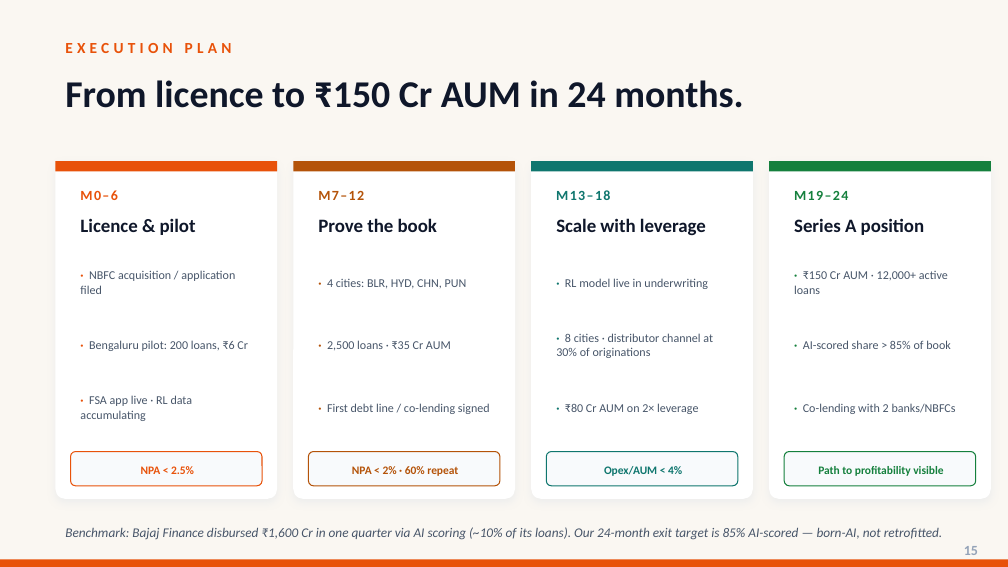
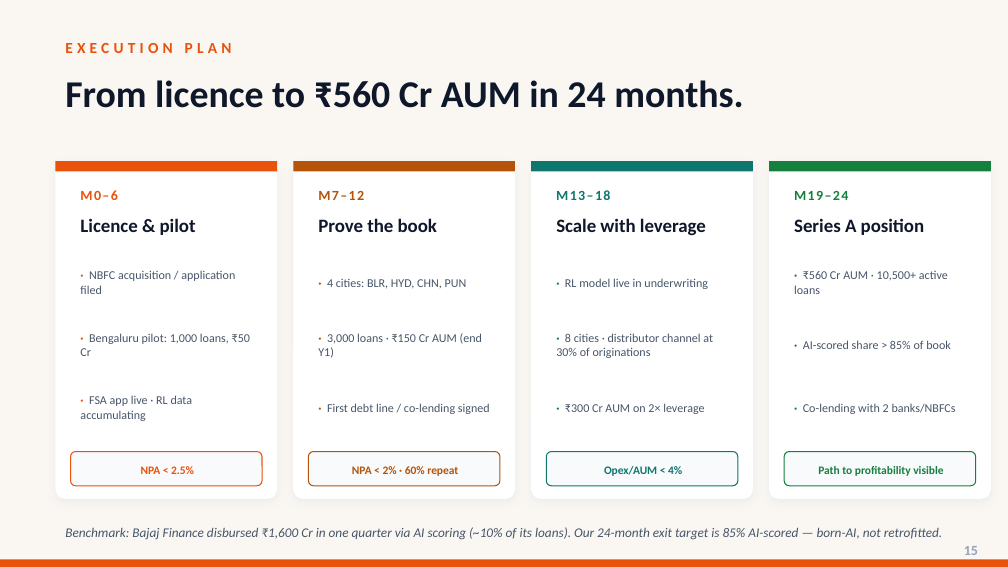
Before and after one commit to askgogo84/RasoiCapital, a slide deck: slide 15 of public/RasoiCapital_PitchDeck.pptx. Drawn at 1008x567 pixels with LibreOffice and Linux fonts; fonts in the diff are those of the drawing. Boxes give left, top, right and bottom in pixels: in the first picture for what was removed or moved away, otherwise in the second. Text is boxed around its words. In the diff, an @@ line names an element or a change of style, - is before the commit and + after.

```diff
--- a/public/RasoiCapital_PitchDeck.pptx
+++ b/public/RasoiCapital_PitchDeck.pptx
@@ text at (65, 80, 744, 108): text changed @@
-From licence to ₹150 Cr AUM in 24 months.
+From licence to ₹560 Cr AUM in 24 months.
@@ text at (794, 271, 948, 294): text changed @@
-· ₹150 Cr AUM · 12,000+ active loans
+· ₹560 Cr AUM · 10,500+ active loans
@@ text at (80, 333, 250, 356): text changed @@
-· Bengaluru pilot: 200 loans, ₹6 Cr
+· Bengaluru pilot: 1,000 loans, ₹50 Cr
@@ text at (318, 333, 482, 358): text changed @@
-· 2,500 loans · ₹35 Cr AUM
+· 3,000 loans · ₹150 Cr AUM (end Y1)
@@ text at (565, 403, 704, 414): text changed @@
-· ₹80 Cr AUM on 2× leverage
+· ₹300 Cr AUM on 2× leverage
```
Also in this commit, not shown: 10 other slides changed.
